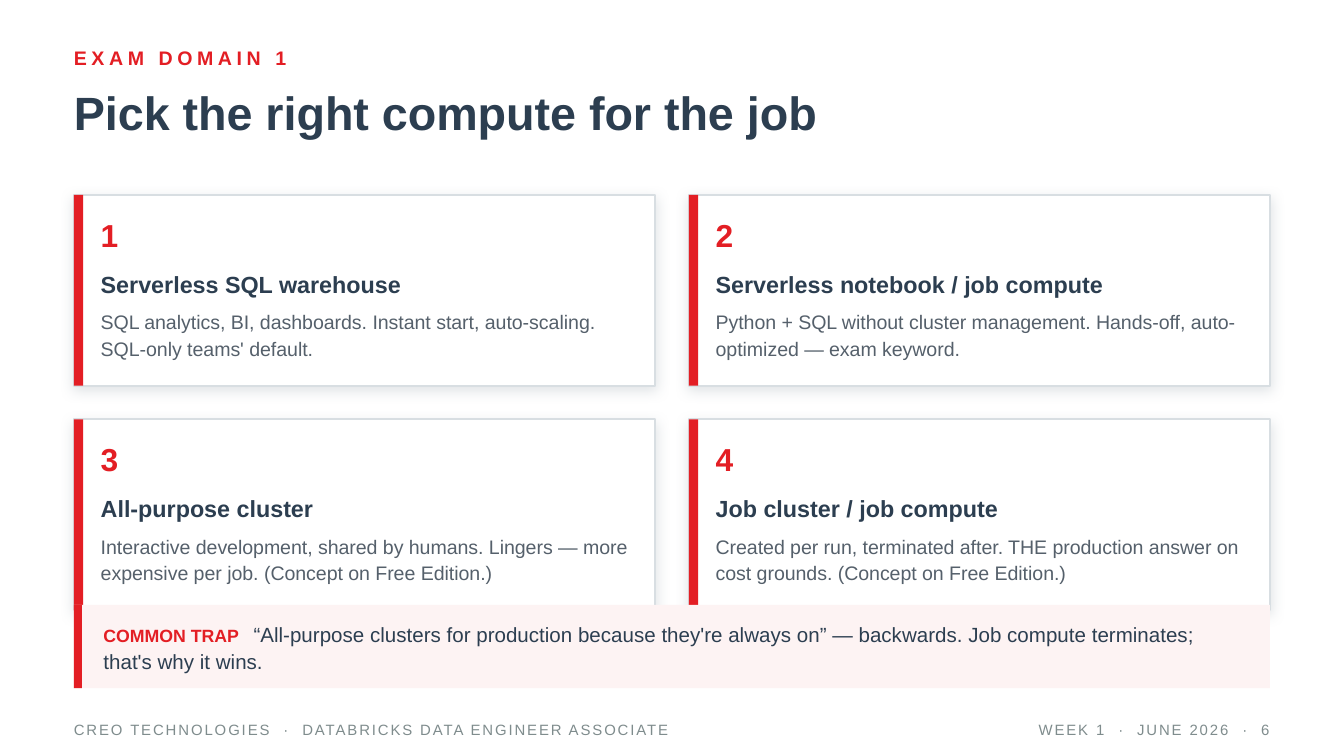
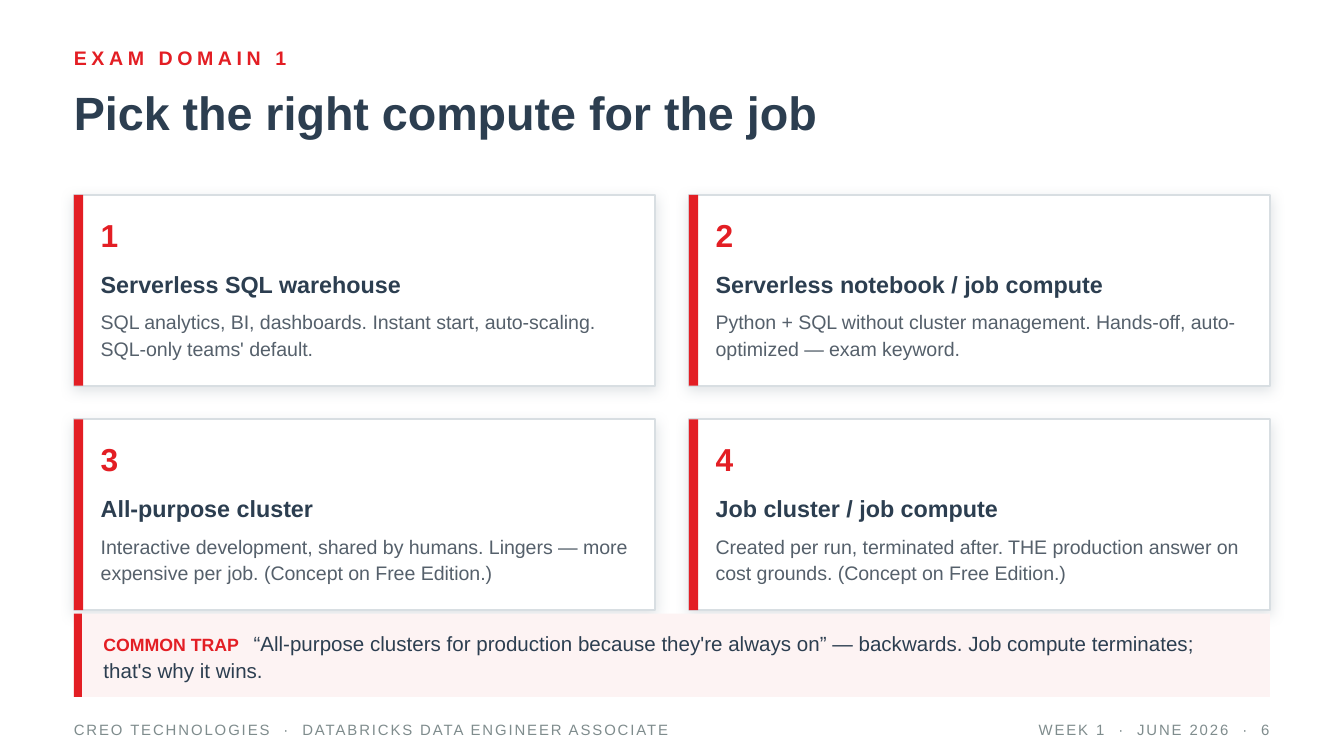
Before and after one commit to tatwan/Databricks_DE_Associate, a slide deck: slide 8 of slides/Week1_Lakehouse_Foundations.pptx (slide 6 before the commit). Drawn at 1344x756 pixels with LibreOffice and Linux fonts; fonts in the diff are those of the drawing. Boxes give left, top, right and bottom in pixels: in the first picture for what was removed or moved away, otherwise in the second. Text is boxed around its words. In the diff, an @@ line names an element or a change of style, - is before the commit and + after.

```diff
--- a/slides/Week1_Lakehouse_Foundations.pptx
+++ b/slides/Week1_Lakehouse_Foundations.pptx
@@ 2 rectangles, 1 text moved together from (x1=74, y1=605, x2=1270, y2=688) to (x1=74, y1=614, x2=1270, y2=698) @@
```
Also in this commit, not shown: 2 other slides changed, 3 slides added, 11 other files.
